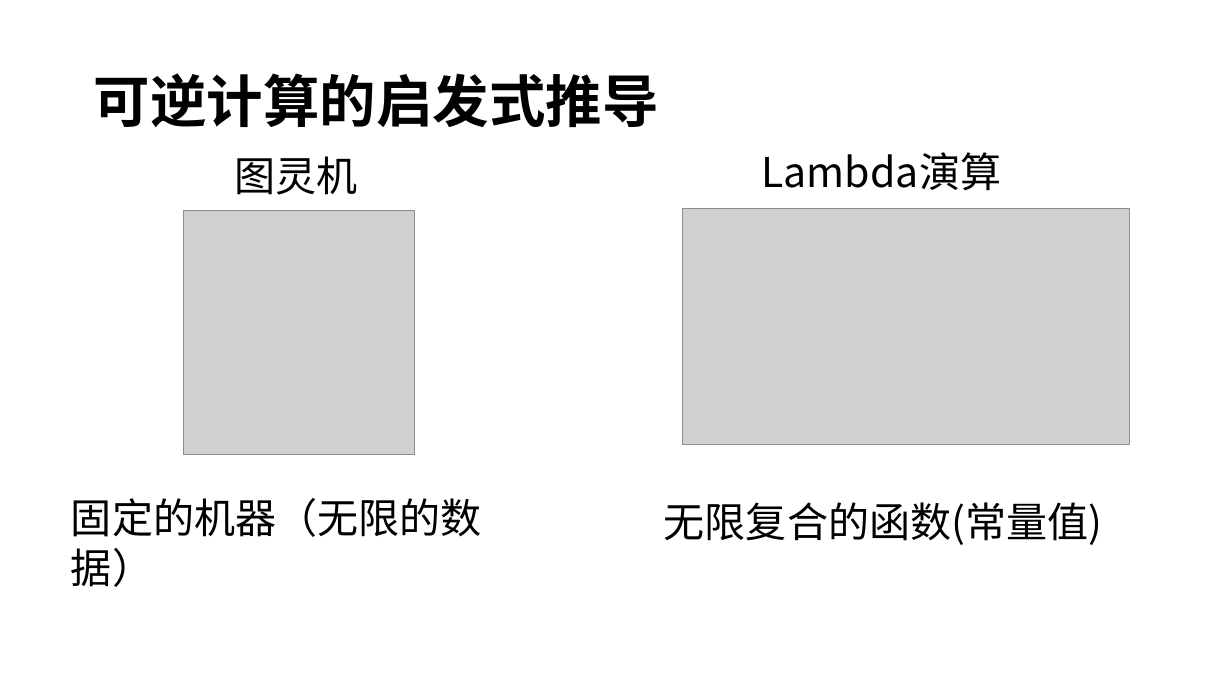
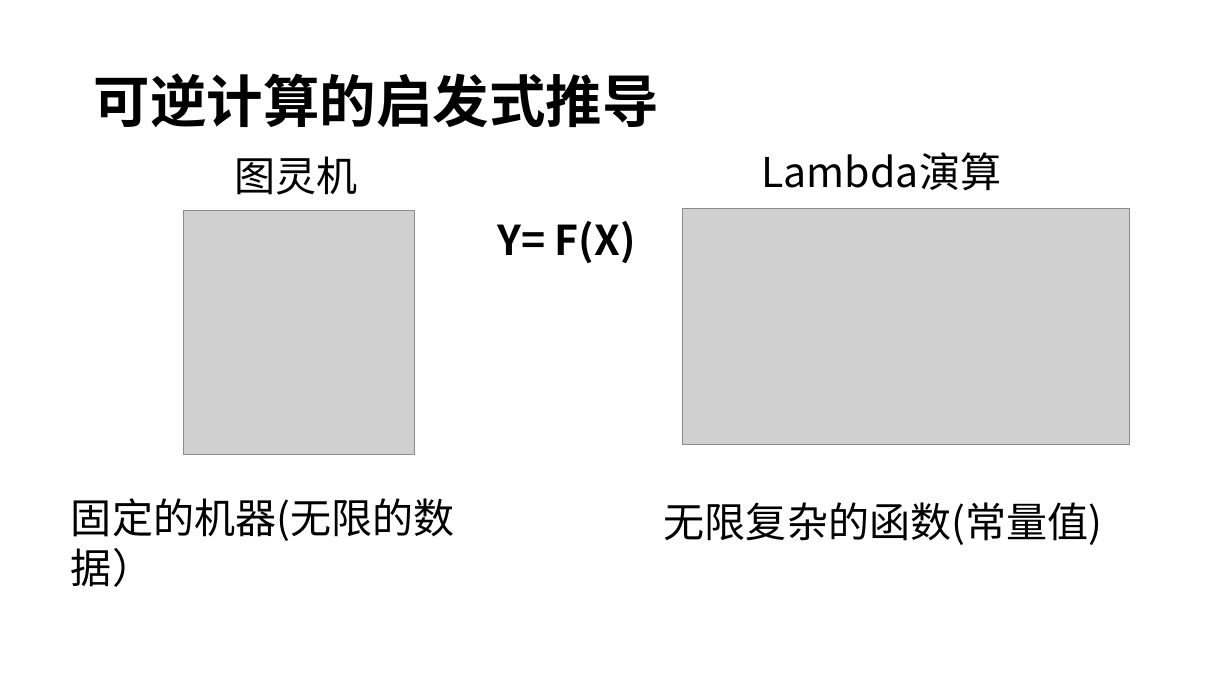
Before and after one commit to entropy-cloud/nop-entropy, a slide deck: slide 3 of docs/ppt/nop-platform.pptx. Drawn at 1232x693 pixels with LibreOffice and Linux fonts; fonts in the diff are those of the drawing; grey boxes stand for pictures. Boxes give left, top, right and bottom in pixels: in the first picture for what was removed or moved away, otherwise in the second. Text is boxed around its words. In the diff, an @@ line names an element or a change of style, - is before the commit and + after.

```diff
--- a/docs/ppt/nop-platform.pptx
+++ b/docs/ppt/nop-platform.pptx
@@ text added at [497, 221, 636, 263], 32 pt, text #000000, bold @@
+Y= F(X)
@@ text at [71, 498, 455, 541]: text changed @@
-固定的机器（无限的数据）
+固定的机器(无限的数据）
@@ text at [664, 502, 1103, 545]: text changed @@
-无限复合的函数(常量值)
+无限复杂的函数(常量值)
```
Also in this commit, not shown: 1 other slide changed, 2 slides added, 3 other files.
